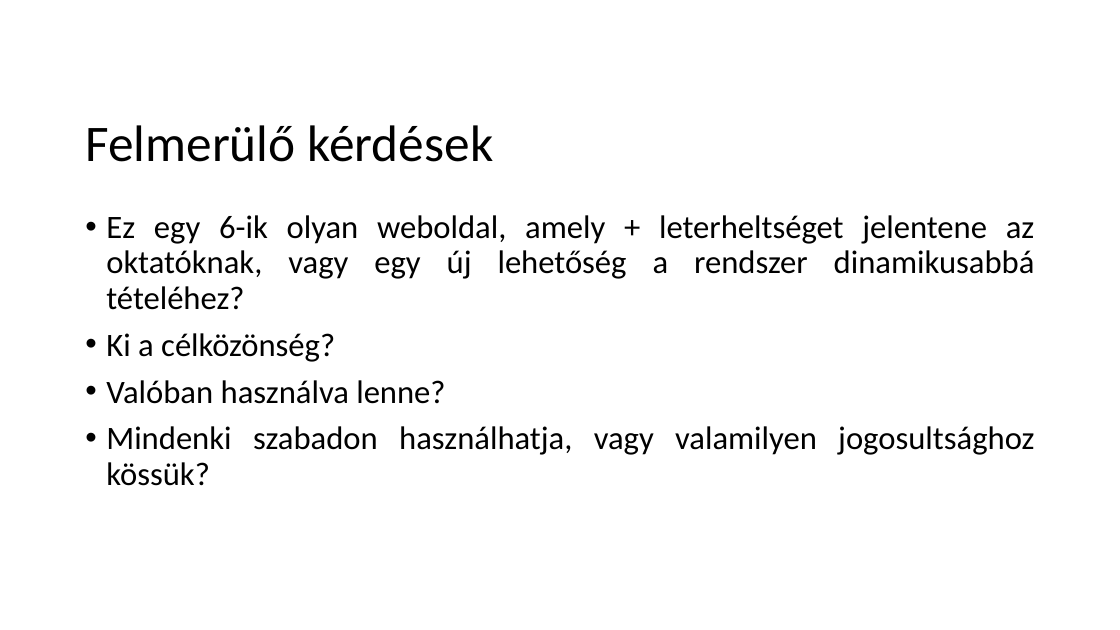
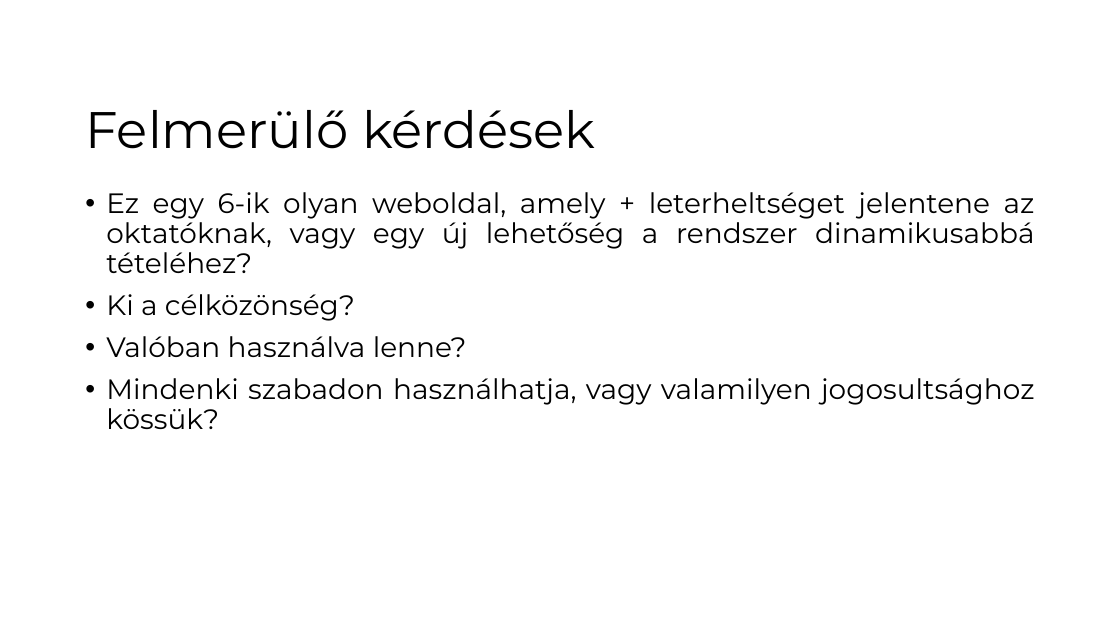
Before and after one commit to Azozzer/Projetkmunka-1-2, a slide deck: slide 3 of SZE_tantargyi_tudasbazis.pptx. Drawn at 1120x630 pixels with LibreOffice and Linux fonts; fonts in the diff are those of the drawing; background and template pictures are left out. Boxes give left, top, right and bottom in pixels: in the first picture for what was removed or moved away, otherwise in the second. Text is boxed around its words. In the diff, an @@ line names an element or a change of style, - is before the commit and + after.

```diff
--- a/SZE_tantargyi_tudasbazis.pptx
+++ b/SZE_tantargyi_tudasbazis.pptx
@@ title "Felmerülő kérdések": place and size @@
-title "Felmerülő kérdések" at (85,125,494,162)
+title "Felmerülő kérdések" at (85,110,595,149)
@@ title "Felmerülő kérdések" at (85,110,595,149): font Calibri to Montserrat @@
@@ text "Ez egy 6-ik olyan weboldal, ...": place and size @@
-text "Ez egy 6-ik olyan weboldal, ..." at (106,215,1035,486)
+text "Ez egy 6-ik olyan weboldal, ..." at (106,192,1035,429)
@@ text "Ez egy 6-ik olyan weboldal, ..." at (106,192,1035,429): size 28 to 24 pt, font Calibri to Montserrat @@
```
Also in this commit, not shown: 6 other slides changed.
